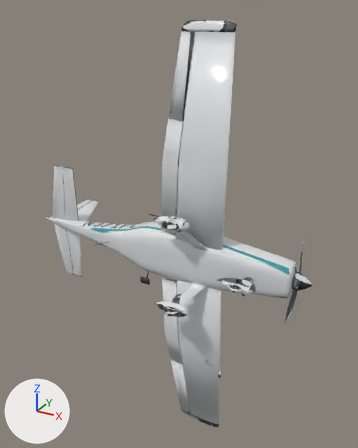
Two versions of the glTF model exterior-lod1.glb, one commit apart.
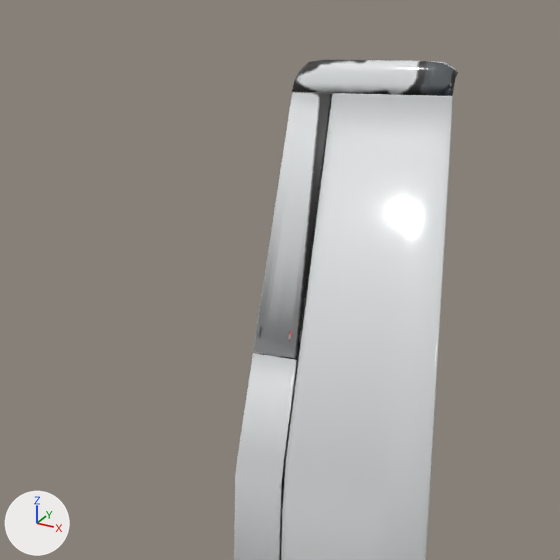
The first picture shows the older version from a 50 mm lens placed at (2.38, -8.25, 4.81), pointed at (-2.51, 0.64, 0.36). The close-ups show the older and then the newer version on the part from 23% to 76% of the width and 0% to 42% of the height of that picture. Only the edits that show in the close-ups are written down. Arrows for +X, +Y and +Z are at lower left; the lights stay in place. Where no turn or scale is listed for an object, it has been applied to the vertices. Vertices at exactly the same position are counted once.

Objects in the first close-up: 'aileron_right', 'flaps_right', 'wing_right', 'wingtip_right'.
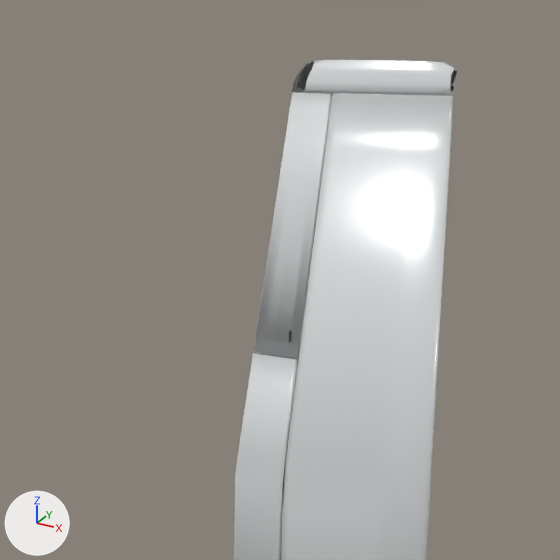
What differs and where, as boxes [x1, y1, x2, y2] in the close-ups (560 x 560 px):
'aileron_right', surface changed
    both: [256, 93, 332, 358]
'wingtip_right', surface changed (lighter)
    both: [292, 60, 458, 96]

Diff of the bpy script that builds the scene:
```diff
--- a/exterior-lod1.glb.py
+++ b/exterior-lod1.glb.py
@@ img_ao_metallic_roughness @@
+img_ao_metallic_roughness = load_image('ao-metallic-roughness', 'textures/exterior/shared-e0a4bce7f1b4ee6a.png', 4096, 4096, 'Non-Color')
@@ mat_baked_wing_enamel @@
 n3.image = img_basecolor
+n6 = _N.new('ShaderNodeSeparateColor'); n6.name = 'Separate Color'
+n7 = _N.new('ShaderNodeTexImage'); n7.name = 'Image Texture.002'
+n7.image = img_ao_metallic_roughness
 n4 = _N.new('ShaderNodeNormalMap'); n4.name = 'Normal Map'
@@ mat_baked_wing_enamel @@
 n0 = _N.new('ShaderNodeBsdfPrincipled'); n0.name = 'Principled BSDF'
 _L.new(n5.outputs[0], n4.inputs[1])  # 'Color' to 'Color'
+_L.new(n6.outputs[2], n0.inputs[1])  # 'Blue' to 'Metallic'
+_L.new(n6.outputs[1], n0.inputs[2])  # 'Green' to 'Roughness'
+_L.new(n7.outputs[0], n6.inputs[0])  # 'Color' to 'Color'
@@ me_aileron_right_004 @@
 me_aileron_right_004.from_pydata(...)  # 174 vertices, 344 faces; spans x -0.35..0.14, y -0.05..0.17, z 0.0..1.55
 # used by ob_aileron_right; location = (-2.036, -0.01, 2.845)
+# me_aileron_right_004 part 1: texture (UV) coordinates of 344 of 344 faces, centred in x -0.34..0.14, y -0.02..0.15, z 0.0..1.55, changed; they spanned u 0.07..0.83, v 0.32..0.96 and now span u 0.65..0.9, v 0.08..0.96
 me_aileron_right_004.materials.append(mat_baked_wing_enamel)
@@ me_wingtip_right_004 @@
 me_wingtip_right_004.from_pydata(...)  # 53 vertices, 102 faces; spans x -2.176..-1.13, y 0.072..0.24, z 4.402..4.583
 # used by ob_wingtip_right; location = (0.0, 0.0, 0.0)
+# me_wingtip_right_004 part 2: texture (UV) coordinates of 102 of 102 faces, centred in x -2.148..-1.133, y 0.078..0.229, z 4.402..4.583, changed; they spanned u 0.03..0.98, v 0.17..0.99 and now span u 0.03..0.98, v 0.22..0.91
 me_wingtip_right_004.materials.append(mat_baked_wing_enamel)
```
